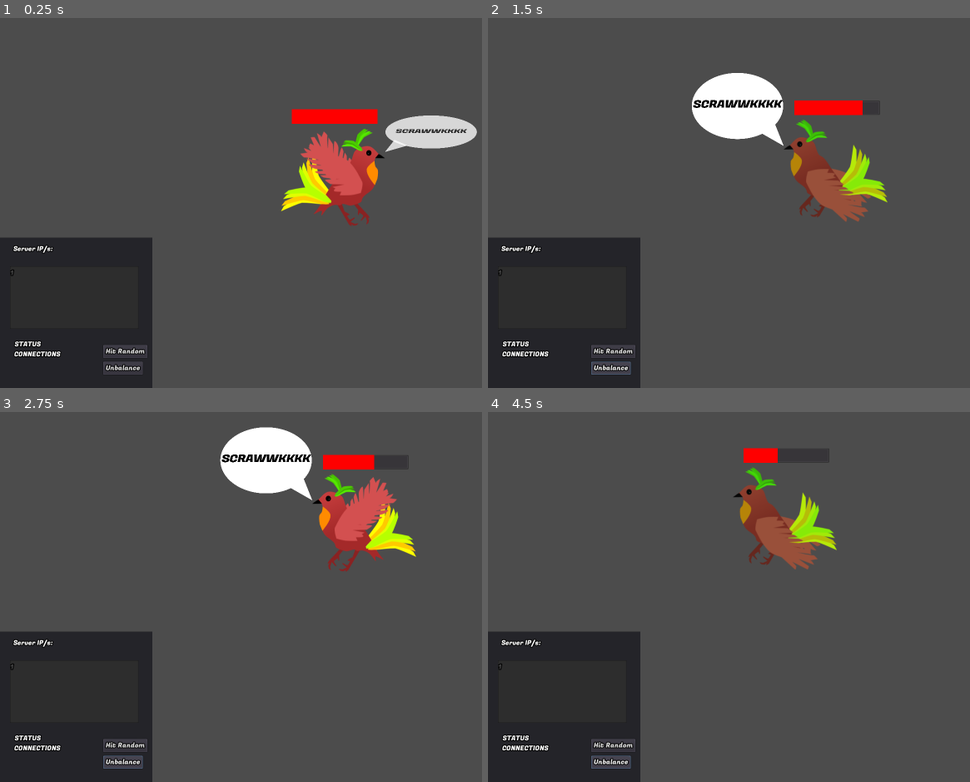
Above: before the commit, frames 1-4 (two rows, left to right).
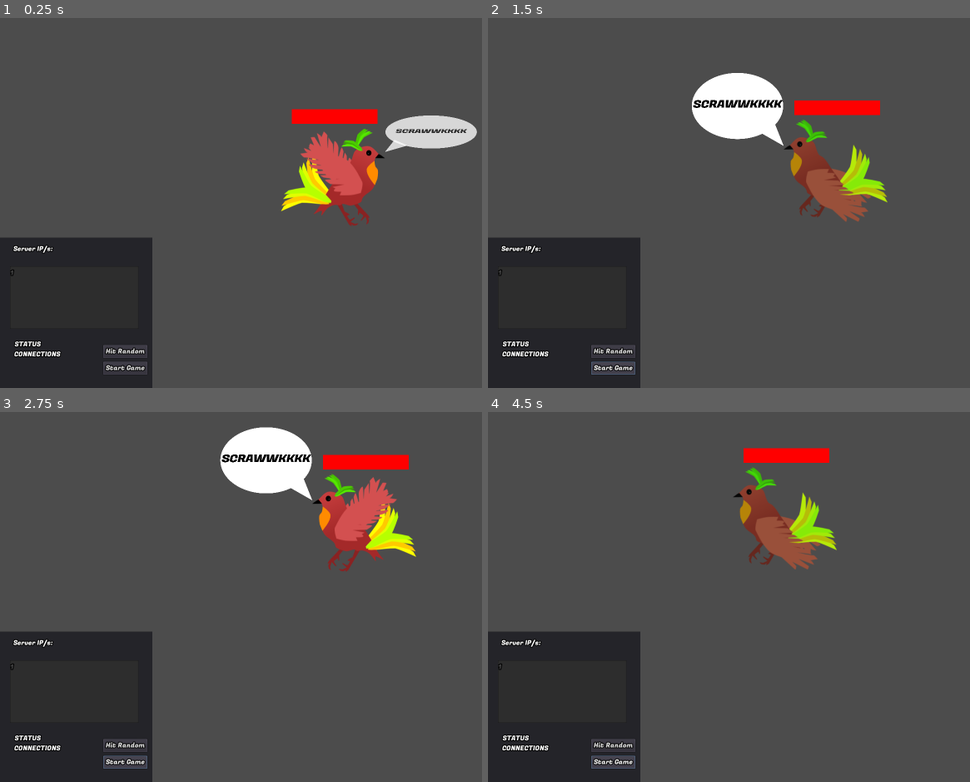
Above: after the commit, the same moments.

Repository: paralinguist/Chestral
Game: Godot game, scene res://ChestralServer.tscn
Two runs of this game, one before a commit and one after it. Both use one fixed random seed, a clock stepped at 60 frames per second and the inputs below.
Inputs:
- Up to frame 1 (0.25 s): no input
- Up to frame 2 (1.5 s): click "Hit Random" at 0.5 s; click "Unbalance" (after the commit: "Start Game") at 1.25 s
- Up to frame 3 (2.75 s): click "Unbalance" (after the commit: "Start Game") at 2 s
- Up to frame 4 (4.5 s): click "Hit Random" at 2.75 s; click "Hit Random" at 3.5 s; click "Unbalance" (after the commit: "Start Game") at 4.25 s

The runs differ from the first frame. In frame 1, 0.1% of the frame differs, in the area x 21-31%, y 93-97%; in frame 2, 0.3%; in frame 3, 0.4%; in frame 4, 0.6%, in the area x 21-71%, y 9-97%.
Error before the commit: Division By Zero in operator '%'. (res://ChestralServer.gd:193)
Error after the commit: Division By Zero in operator '%'. (res://ChestralServer.gd:192)

Commit message:
Fixed: now allows players to speak, change avatar during wait period
Speak can be used at all times.

Diff:
--- a/ChestralServer.gd
+++ b/ChestralServer.gd
@@ -132,9 +132,13 @@
             $CanvasLayer/Panel/MessageLog.scroll_vertical=INF
         else:
             incoming = ''
+    if incoming.begins_with('speak|'):
+            clients[id].talk(incoming.right(6))
     if state == WAITING and incoming:
         if incoming.begins_with('start|'):
             state = IN_PROGRESS
+        elif incoming.begins_with('avata|'):
+            clients[id].set_avatar(incoming.right(6))
     if incoming and state == IN_PROGRESS:
         _server.get_peer(id).put_packet(message.to_utf8())
         if incoming.begins_with('align|'):
@@ -167,10 +171,6 @@
             var soothe_value = int(incoming.right(6))
             for client in clients:
                 clients[client].apply_soothe(soothe_value, true)
-        elif incoming.begins_with('avata|'):
-            clients[id].set_avatar(incoming.right(6))
-        elif incoming.begins_with('speak|'):
-            clients[id].talk(incoming.right(6))
         elif incoming.begins_with('maest|'):
             send_all_client_data(id)
 
@@ -181,7 +181,6 @@
     # Data transfer, and signals emission will only happen when calling this function.
     _server.poll()
 
-
 func _on_ServerDataPulse_timeout():
     for client in clients:
         var client_state = 'state|' + JSON.print(clients[client].get_state())
@@ -189,11 +188,12 @@
 
 #Debugging tools
 func _on_Button_pressed():
-    if state == WAITING:
+    if state == IN_PROGRESS:
         var victim = clients[players[randi() % players.size()]]
         var dissonance = rng.randi_range(10,50)
         print('Squarked at ' + victim.playername + ' for: ' + str(victim.irritate(dissonance)))
 
 func _on_Unbalance_pressed():
     state = IN_PROGRESS
-    $ChestralBoss.realign(2000)
+    #This is to test keeping the boss in the game
+    $ChestralBoss.realign(-2000)
--- a/ChestralServer.tscn
+++ b/ChestralServer.tscn
@@ -80,7 +80,7 @@
 margin_top = 298.0
 margin_right = 343.0
 margin_bottom = 329.0
-text = "Unbalance"
+text = "Start Game"
 __meta__ = {
 "_edit_use_anchors_": false
 }
